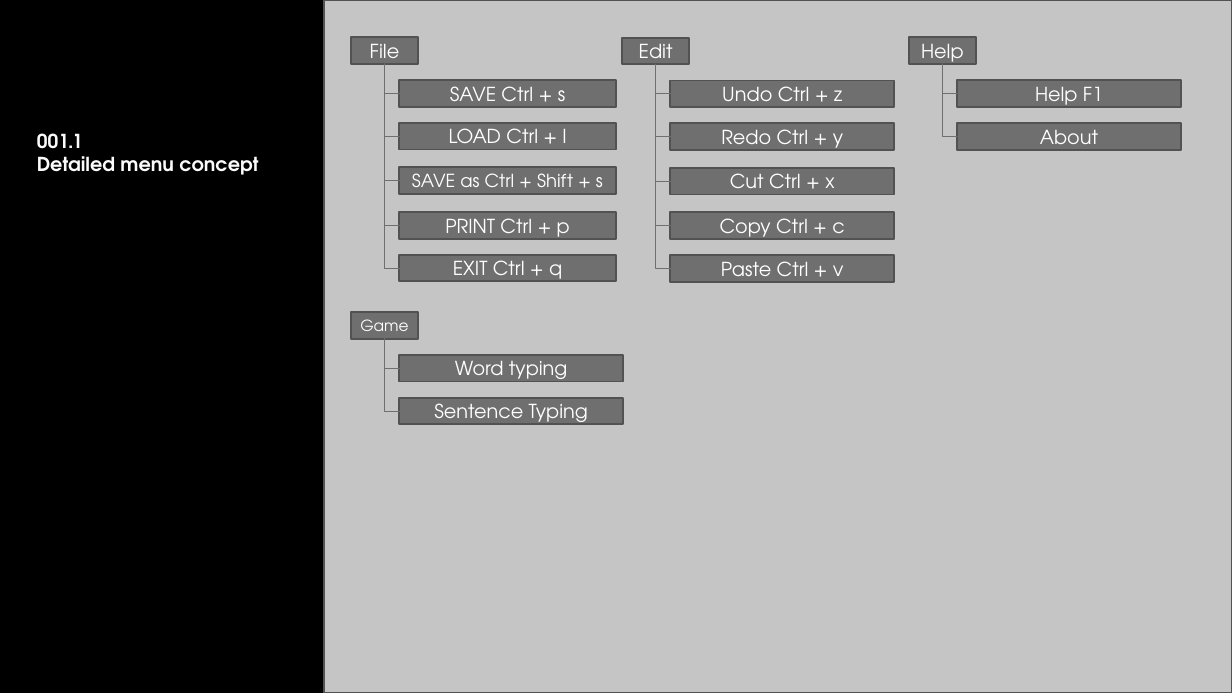
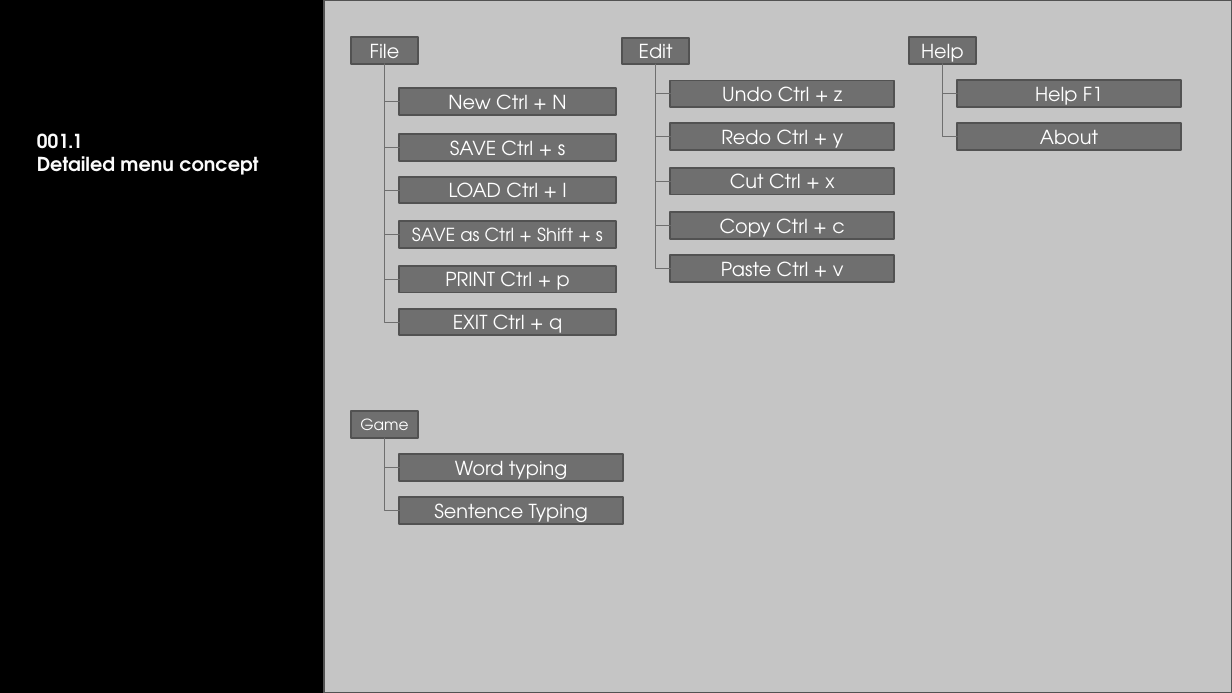
Before and after one commit to jadeim/PyEnglishWords, a slide deck: slide 4 of PyEnglishWords_Architecture.pptx. Drawn at 1232x693 pixels with LibreOffice and Linux fonts; fonts in the diff are those of the drawing; background and template pictures are left out. Boxes give left, top, right and bottom in pixels: in the first picture for what was removed or moved away, otherwise in the second. Text is boxed around its words. In the diff, an @@ line names an element or a change of style, - is before the commit and + after.

```diff
--- a/PyEnglishWords_Architecture.pptx
+++ b/PyEnglishWords_Architecture.pptx
@@ elbow line added from (399, 102) to (384, 64), #6F6F6F 0.75 pt @@
@@ rectangle added at (x1=399, y1=89, x2=616, y2=116), fill #6F6F6F, outline #525252 1.5 pt, 15 pt, text #FFFFFF @@
+New Ctrl + N
@@ elbow line moved from (384, 64) - (399, 93) to (384, 97) - (399, 147) @@
@@ 5 rectangles, 4 elbow lines moved together from (x1=384, y1=80, x2=616, y2=282) to (x1=384, y1=134, x2=616, y2=335) @@
@@ 3 rectangles, 2 elbow lines moved together from (x1=351, y1=312, x2=623, y2=424) to (x1=351, y1=411, x2=623, y2=524) @@
```
Also in this commit, not shown: 1 other slide changed, 1 slide added, 3 other files.
